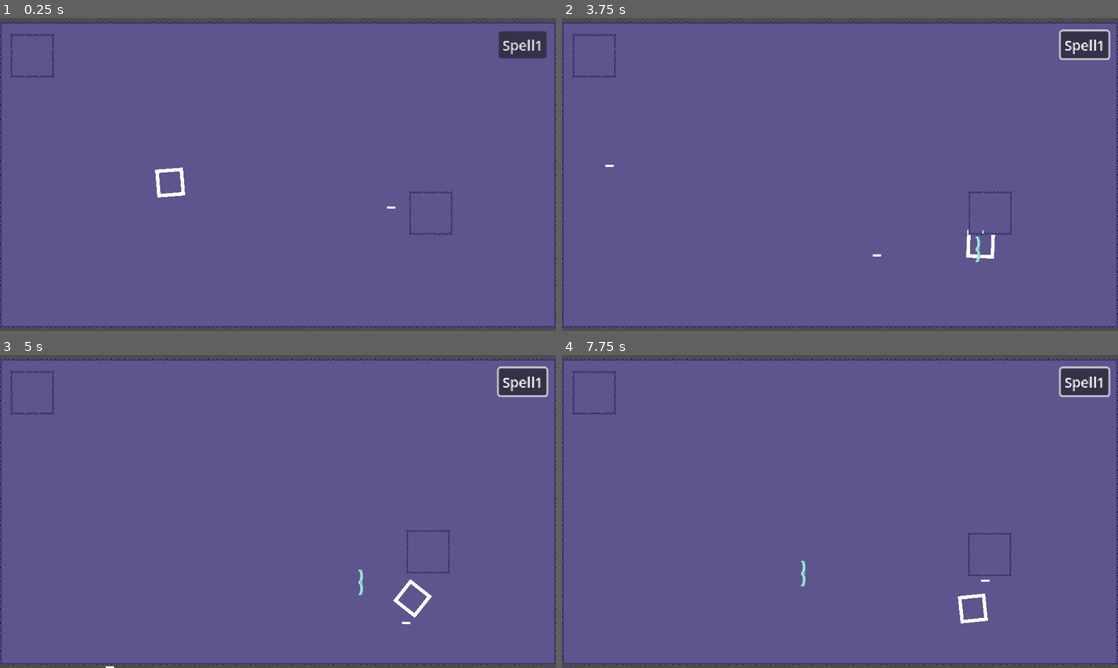
Above: before the commit, frames 1-4 (two rows, left to right).
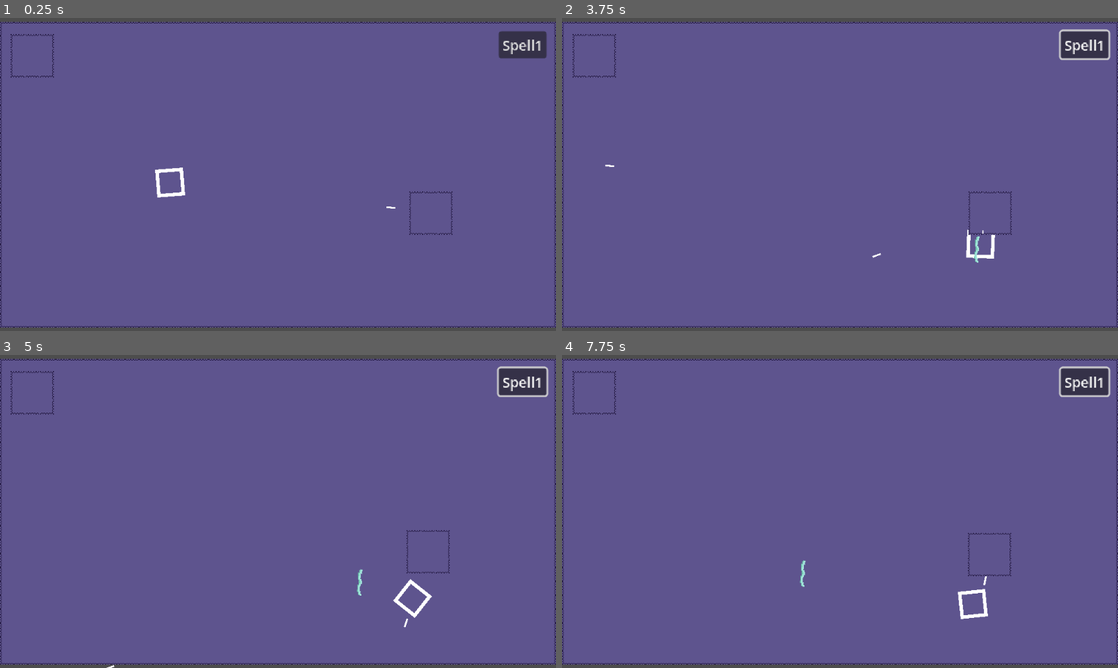
Above: after the commit, the same moments.

Repository: Enoxboo/Project-R
Game: Godot game, scene res://Levels/main_map.tscn
The game is run twice, just before and just after one commit, with the same random seed, the same clock (stepped at 60 frames per second) and the same inputs.
Inputs (mouse positions are in pixels of both pictures, inside the frame that each line leads up to):
- Up to frame 1 (0.25 s): no input
- Up to frame 2 (3.75 s): click "Spell1" at 0.5 s; tap Enter at 1.25 s; move the mouse to (962, 158) at 1.27 s; press the mouse at (962, 158) at 1.28 s; hold D (move_right) 1.28-2.03 s; move the mouse to (728, 190) at 2.02 s; release the mouse at (728, 190) at 2.03 s; hold S (move_down) 2.03-2.78 s; click (728, 190) at 2.1 s; move the mouse to (895, 105) at 2.77 s; press the mouse at (895, 105) at 2.78 s; hold D (move_right) 2.78-3.53 s; tap Space (dash) at 2.85 s; move the mouse to (812, 237) at 3.52 s; release the mouse at (812, 237) at 3.53 s; hold W (move_up) from 3.53 s (still down); right-click (812, 237) at 3.6 s
- Up to frame 3 (5 s): click (250, 574) at 3.8 s; move the mouse to (444, 558) at 4.27 s; release W (move_up) at 4.28 s; hold A (move_left) from 4.28 s (still down); hold E (spell_2) from 4.28 s (still down); click (444, 558) at 4.55 s
- Up to frame 4 (7.75 s): move the mouse to (673, 464) at 5.02 s; release E (spell_2) at 5.03 s; tap Tab (switch) at 5.1 s; click (673, 464) at 5.3 s; move the mouse to (867, 511) at 5.77 s; release A (move_left) at 5.78 s; press the mouse at (867, 511) at 5.78 s; hold S (move_down) 5.78-6.53 s; move the mouse to (756, 433) at 6.52 s; release the mouse at (756, 433) at 6.53 s; hold D (move_right) 6.53-7.28 s; click (756, 433) at 6.6 s; move the mouse to (962, 495) at 7.27 s; press the mouse at (962, 495) at 7.28 s; hold W (move_up) from 7.28 s (still down); tap Space (dash) at 7.35 s

The runs differ from the first frame. In frame 1, less than 0.1% of the frame differs, in the area x 69-72%, y 60-61%; in frame 2, less than 0.1%; in frame 3, 0.1%; in frame 4, 0.3%, in the area x 42-77%, y 65-86%.

Commit message:
feat(projectiles): rotate projectiles to their direction

Diff:
--- a/Player/Spells/Wind/wind_wall.gd
+++ b/Player/Spells/Wind/wind_wall.gd
@@ -22,7 +22,5 @@
 
 	var proj = ProjectileHelper.throw(player, WIND, size, windwall_speed, windwall_time, ally, damage, windwall_stun, false)
 	proj.area_2d.area_entered.connect(_on_area_entered)
-	print(proj.area_2d.collision_layer)
-	print(proj.area_2d.collision_mask)
 
 	return true
--- a/Utils/Helpers/projectile_helper.gd
+++ b/Utils/Helpers/projectile_helper.gd
@@ -15,6 +15,7 @@
 	proj.global_position = parent.global_position
 	target = parent.get_global_mouse_position() if is_ally else parent.player.global_position
 	proj.direction = (target - parent.global_position).normalized()
+	proj.look_at(proj.position + proj.direction)
 	proj.is_attack = is_attack
 	parent.get_parent().add_child(proj)
 	proj.set_collision_size(size)
